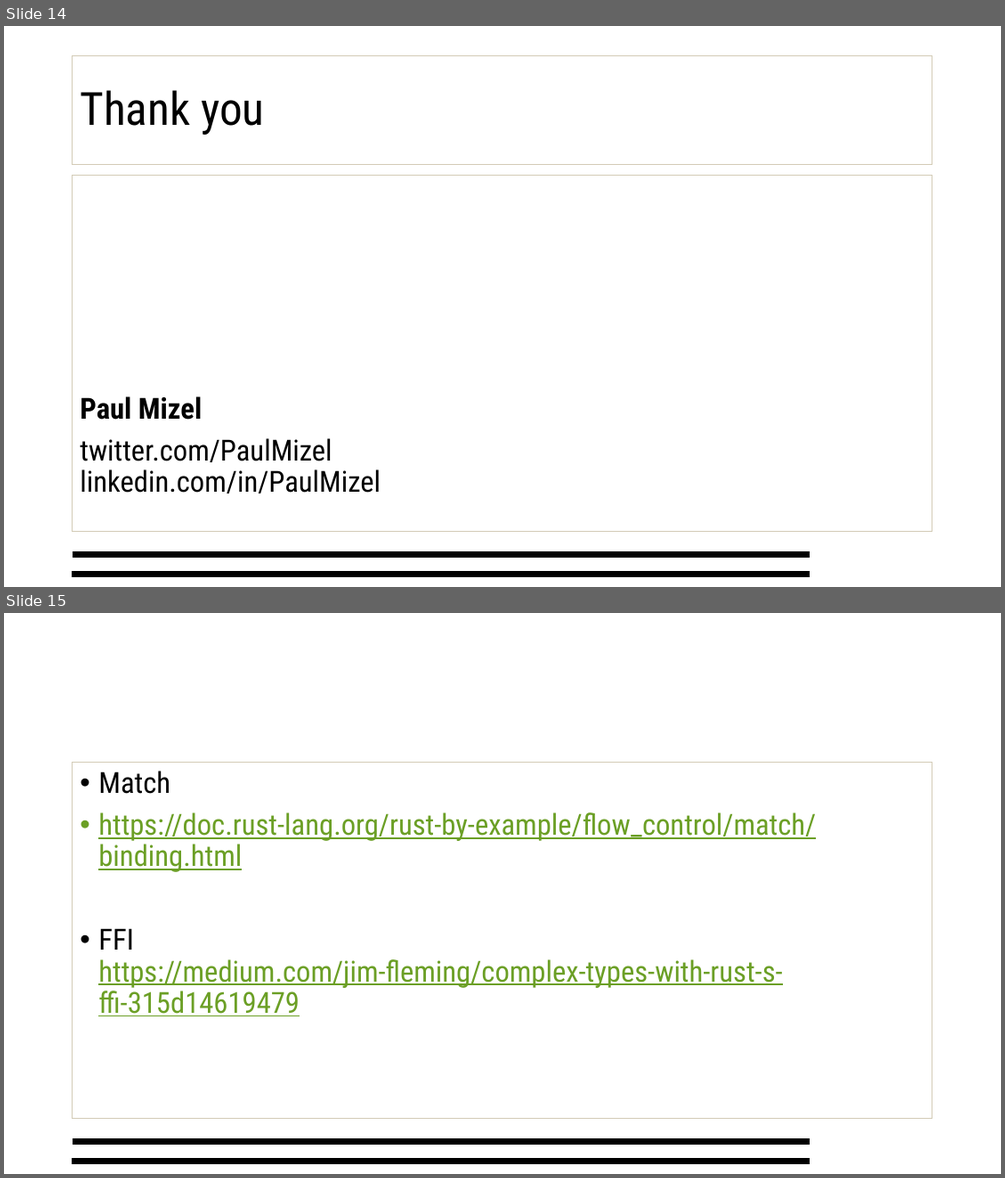
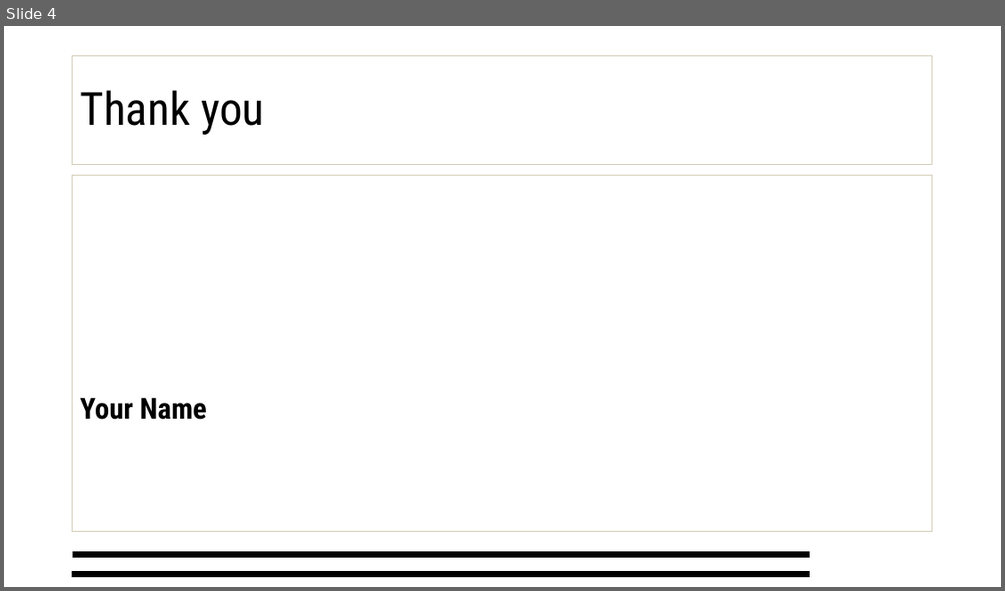
Before and after one commit to DoDotNET/www.do-dotnet.de, a slide deck: docs/download/do-dotnet template.potx. Shown one above the other, each under a label of ours: slides 14 and 15 before the commit, slide 4 after it. The pictures are 1005x1178 and 1005x591 pixels, drawn with LibreOffice and Linux fonts; fonts in the diff are those of the drawing; background and template pictures are left out. Boxes give left, top, right and bottom in pixels: in the first picture for what was removed or moved away, otherwise in the second. Text is boxed around its words. In the diff, an @@ line names an element or a change of style, - is before the commit and + after.

```diff
--- a/docs/download/do-dotnet template.potx
+++ b/docs/download/do-dotnet template.potx
@@ slide 15 removed at bbox=[4, 613, 1001, 1174], background picture (left out); not listed: 2 template elements that a slide beside it also shows @@
@@ text removed at bbox=[73, 763, 933, 1119] @@
-• Match
-• https://doc.rust-lang.org/rust-by-example/flow_control/match/binding.html
-• FFI
-  https://medium.com/jim-fleming/complex-types-with-rust-s-ffi-315d14619479
@@ what was slide 14 is now slide 4 @@
@@ slide 4 changed as well @@
@@ text at bbox=[80, 397, 207, 419]: text changed; bold on @@
-Paul Mizel
-twitter.com/PaulMizel
-linkedin.com/in/PaulMizel
+Your Name
```
Also in this commit, not shown: 2 slides added, 12 other slides removed, 9 other files.
